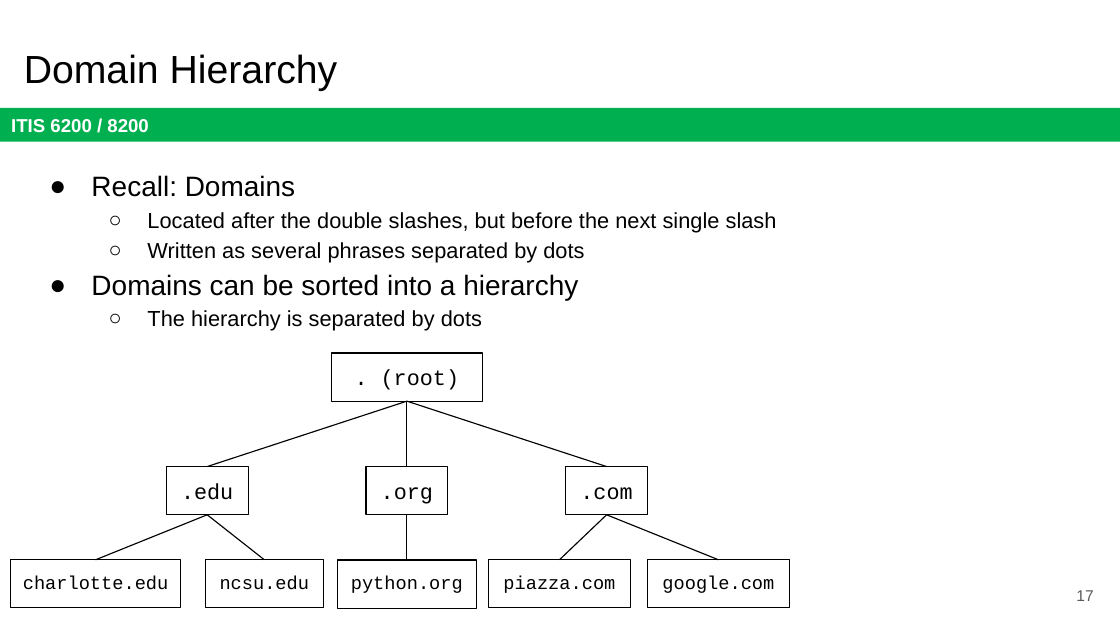
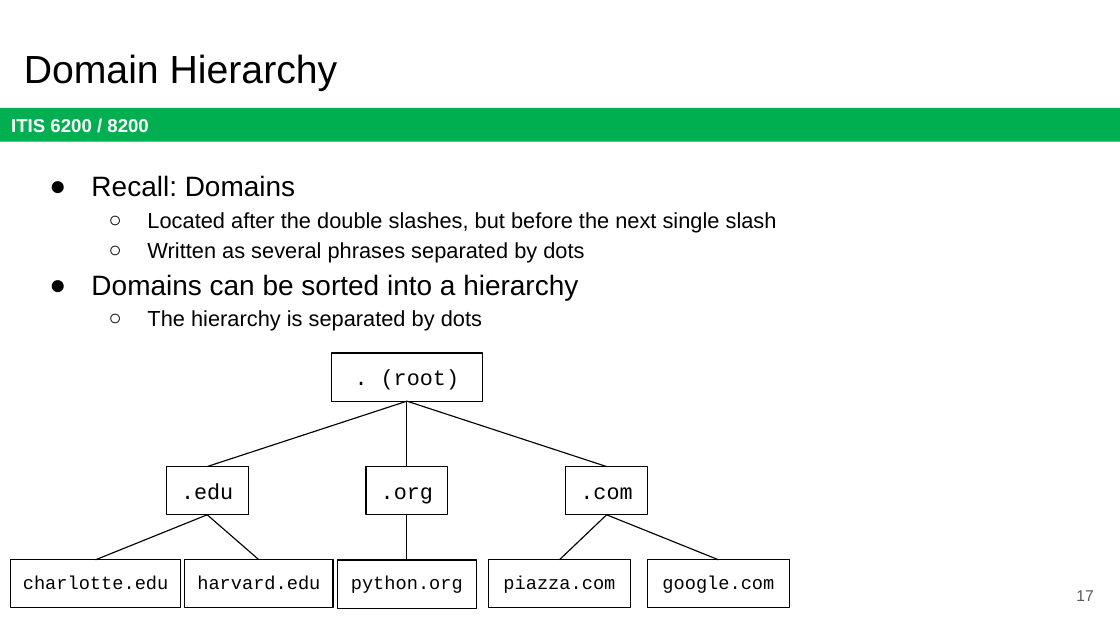
Before and after one commit to jx5c/github.io, a slide deck: slide 17 of teaching/ITIS6200/2023fa/lectures/lec11.pptx. Drawn at 1120x630 pixels with LibreOffice and Linux fonts; fonts in the diff are those of the drawing. Boxes give left, top, right and bottom in pixels: in the first picture for what was removed or moved away, otherwise in the second. Text is boxed around its words. In the diff, an @@ line names an element or a change of style, - is before the commit and + after.

```diff
--- a/teaching/ITIS6200/2023fa/lectures/lec11.pptx
+++ b/teaching/ITIS6200/2023fa/lectures/lec11.pptx
@@ line moved from (207, 515) - (264, 560) to (207, 515) - (259, 560) @@
@@ rectangle "harvard.edu": place and size @@
-rectangle "harvard.edu" at (205, 560, 323, 608)
+rectangle "harvard.edu" at (185, 560, 333, 608)
@@ text in rectangle at (197, 576, 320, 590): text changed @@
-ncsu.edu
+harvard.edu
```
Also in this commit, not shown: 10 other slides changed.
